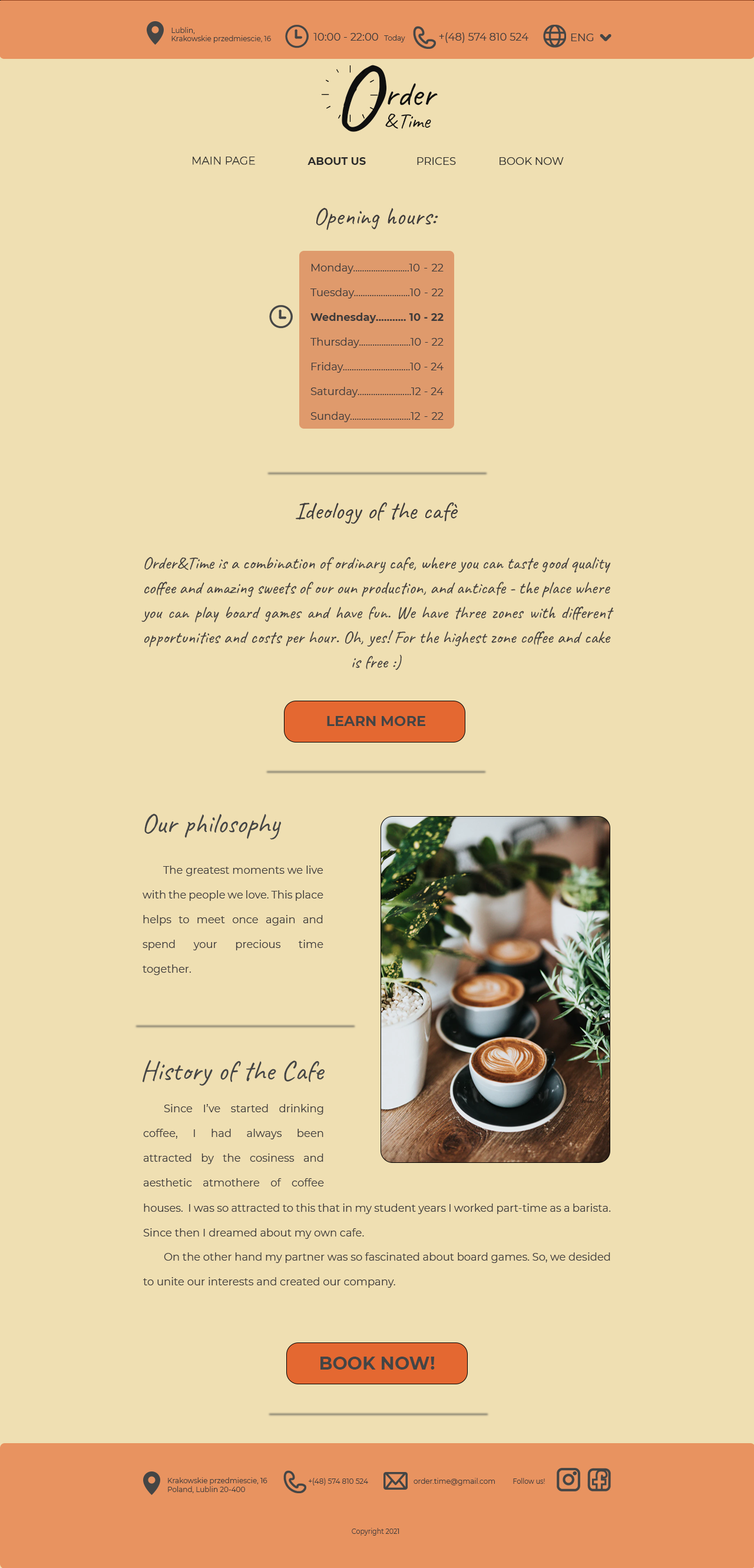
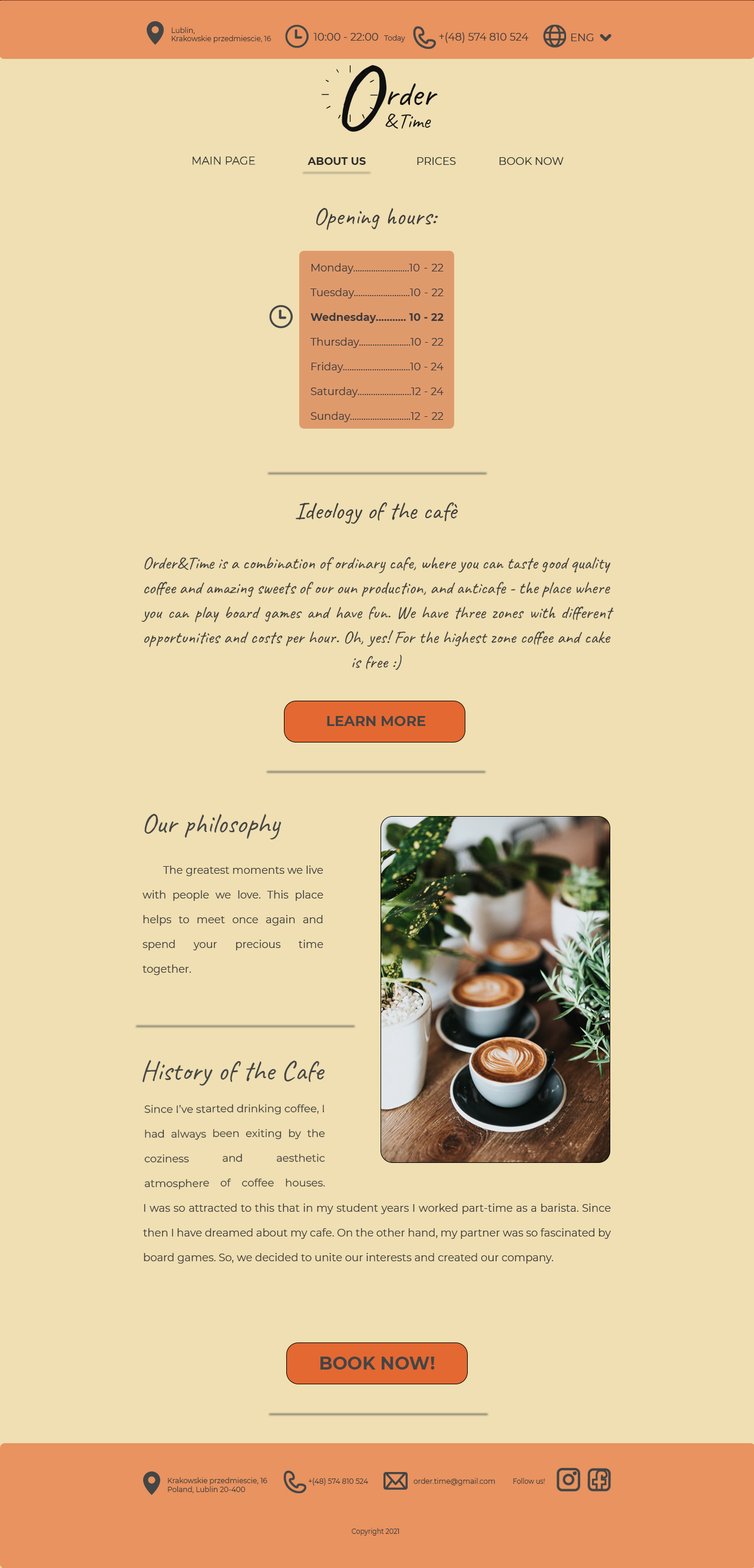
Revision of a layered 754px x 1568px image; what changed, layer by layer:
renamed "houses. I was so attracted to this that in my student years I" to "I was so attracted to this that in my student years I worked pa", painted on it over [143, 1203, 612, 1264]
removed layer "On the other hand my partner was so fascinated about board game" from group "Монтажная область 1" over [143, 1252, 611, 1288]
renamed "Since I’ve started drinking coffee, I had always been attracted" to "Since I’ve started drinking coffee, I had always been exiting b", painted on it over [143, 1104, 326, 1190]
renamed "The greatest moments we live with the people we love. This plac" to "The greatest moments we live with people we love. This place he", painted on it over [168, 890, 293, 901]
added layer "Линия 2" (4th of 5, in "Монтажная область 1") in group "Монтажная область 1" over [302, 172, 371, 174]
